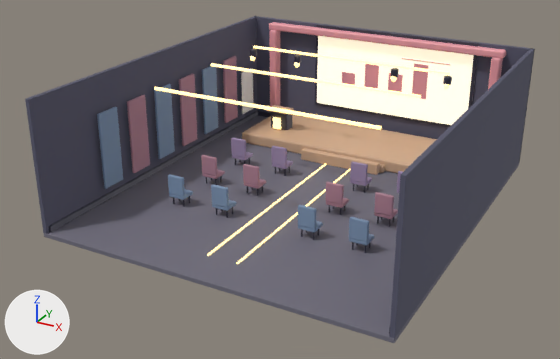
Renders of the Blender file sources/presentation-room-review-v1/source.blend from each side of a commit.
Rendered twice from a 50 mm camera at (15.2, -30.1, 15.5) aimed at (-0.7, -1.3, 1.1). The axes (+X, +Y, +Z) are drawn at lower left. The lights are the same throughout. The picture after the commit comes second.

Objects in the first picture: 'Presentation_Acoustic_-7.55_0', 'Presentation_Acoustic_-7.55_1', 'Presentation_Acoustic_-7.55_2', 'Presentation_Acoustic_-7.55_3', 'Presentation_Acoustic_-7.55_4', 'Presentation_Acoustic_-7.55_5', 'Presentation_BackWall', 'Presentation_Floor', 'Presentation_LeftBaseboard', 'Presentation_LeftWall', 'Presentation_MainScreen_Frame', 'Presentation_MainScreen_Screen', 'Presentation_ProsceniumTop', 'Presentation_RightWall', 'Presentation_Stage' and 46 more.
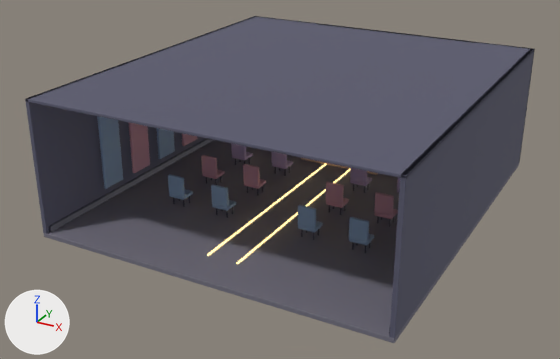
Where the change shows, as pixel boxes (x1, y1, x2, y2) in the pictures (560 x 359 px):
'Presentation_Ceiling', added: after (25, 16, 535, 178)
'Presentation_Acoustic_-7.55_0', recoloured (darker): (97, 116, 123, 189) in both
'Presentation_Acoustic_-7.55_1', recoloured (darker): (128, 122, 150, 173) in both
'Presentation_Acoustic_-7.55_2', recoloured (darker): (157, 128, 175, 159) in both
'Presentation_Acoustic_-7.55_3', recoloured: (182, 133, 197, 146) in both
'Presentation_Acoustic_-7.55_4', recoloured: (202, 66, 218, 134) in both
'Presentation_Acoustic_-7.55_5', recoloured: (223, 56, 238, 123) in both
'Presentation_MainScreen_Screen', unchanged, covered by the edit: before (317, 36, 474, 125)
'Presentation_BackWall', unchanged, covered by the edit: (254, 16, 535, 162) in both
'Presentation_Stage', unchanged, covered by the edit: before (242, 114, 437, 173)
'Presentation_ProsceniumTop', unchanged, covered by the edit: before (269, 22, 506, 59)

The change, as a diff of the scene's bpy script:
```diff
--- a/sources/presentation-room-review-v1/source.blend.py
+++ b/sources/presentation-room-review-v1/source.blend.py
@@ me_cube_051 @@
 me_cube_051.from_pydata(...)  # 96 vertices, 98 faces; spans x -0.06..0.06, y -0.62..0.62, z -1.8..1.8
-me_cube_051.materials.append(mat_presentation_audience_burgundy)  # pink #b28394
+me_cube_051.materials.append(mat_presentation_audience_blue)  # blue #7e95b3
@@ me_cube_052 @@
 me_cube_052.from_pydata(...)  # 96 vertices, 98 faces; spans x -0.06..0.06, y -0.62..0.62, z -1.8..1.8
-me_cube_052.materials.append(mat_presentation_audience_blue)  # blue #7e95b3
+me_cube_052.materials.append(mat_presentation_audience_burgundy)  # pink #b28394
@@ me_cube_053 @@
 me_cube_053.from_pydata(...)  # 96 vertices, 98 faces; spans x -0.06..0.06, y -0.62..0.62, z -1.8..1.8
-me_cube_053.materials.append(mat_presentation_audience_burgundy)  # pink #b28394
+me_cube_053.materials.append(mat_presentation_audience_blue)  # blue #7e95b3
@@ me_cube_054 @@
 me_cube_054.from_pydata(...)  # 96 vertices, 98 faces; spans x -0.06..0.06, y -0.62..0.62, z -1.8..1.8
-me_cube_054.materials.append(mat_presentation_audience_blue)  # blue #7e95b3
+me_cube_054.materials.append(mat_presentation_audience_burgundy)  # pink #b28394
@@ me_cube_055 @@
 me_cube_055.from_pydata(...)  # 96 vertices, 98 faces; spans x -0.06..0.06, y -0.62..0.62, z -1.8..1.8
-me_cube_055.materials.append(mat_presentation_audience_burgundy)  # pink #b28394
+me_cube_055.materials.append(mat_presentation_audience_blue)  # blue #7e95b3
@@ me_cube_056 @@
 me_cube_056.from_pydata(...)  # 96 vertices, 98 faces; spans x -0.06..0.06, y -0.62..0.62, z -1.8..1.8
-me_cube_056.materials.append(mat_presentation_audience_blue)  # blue #7e95b3
+me_cube_056.materials.append(mat_presentation_audience_burgundy)  # pink #b28394
@@ ob_presentation_acoustic__7_55_0 @@
-ob_presentation_acoustic__7_55_0 = bpy.data.objects.new('Presentation_Acoustic_-7.55_0', me_cube_050)
+ob_presentation_acoustic__7_55_0 = bpy.data.objects.new('Presentation_Acoustic_-7.55_0', me_cube_051)
 ob_presentation_acoustic__7_55_0.location = (-7.55, -4.8, 2.55)
@@ ob_presentation_acoustic__7_55_1 @@
-ob_presentation_acoustic__7_55_1 = bpy.data.objects.new('Presentation_Acoustic_-7.55_1', me_cube_051)
+ob_presentation_acoustic__7_55_1 = bpy.data.objects.new('Presentation_Acoustic_-7.55_1', me_cube_052)
 ob_presentation_acoustic__7_55_1.location = (-7.55, -2.75, 2.55)
@@ ob_presentation_acoustic__7_55_2 @@
-ob_presentation_acoustic__7_55_2 = bpy.data.objects.new('Presentation_Acoustic_-7.55_2', me_cube_052)
+ob_presentation_acoustic__7_55_2 = bpy.data.objects.new('Presentation_Acoustic_-7.55_2', me_cube_053)
 ob_presentation_acoustic__7_55_2.location = (-7.55, -0.7, 2.55)
@@ ob_presentation_acoustic__7_55_3 @@
-ob_presentation_acoustic__7_55_3 = bpy.data.objects.new('Presentation_Acoustic_-7.55_3', me_cube_053)
+ob_presentation_acoustic__7_55_3 = bpy.data.objects.new('Presentation_Acoustic_-7.55_3', me_cube_054)
 ob_presentation_acoustic__7_55_3.location = (-7.55, 1.35, 2.55)
@@ ob_presentation_acoustic__7_55_4 @@
-ob_presentation_acoustic__7_55_4 = bpy.data.objects.new('Presentation_Acoustic_-7.55_4', me_cube_054)
+ob_presentation_acoustic__7_55_4 = bpy.data.objects.new('Presentation_Acoustic_-7.55_4', me_cube_055)
 ob_presentation_acoustic__7_55_4.location = (-7.55, 3.4, 2.55)
@@ ob_presentation_acoustic__7_55_5 @@
-ob_presentation_acoustic__7_55_5 = bpy.data.objects.new('Presentation_Acoustic_-7.55_5', me_cube_055)
+ob_presentation_acoustic__7_55_5 = bpy.data.objects.new('Presentation_Acoustic_-7.55_5', me_cube_056)
 ob_presentation_acoustic__7_55_5.location = (-7.55, 5.45, 2.55)
@@ ob_presentation_ceiling @@
+ob_presentation_ceiling = bpy.data.objects.new('Presentation_Ceiling', me_cube_004_1)  # 96 vertices, 98 faces; spans x -8.0..8.0, y -9.0..9.0, z -0.1..0.1; in mat_presentation_ink_wall (greyish blue #58586d)
+ob_presentation_ceiling.location = (0.0, 0.0, 5.94)
```
